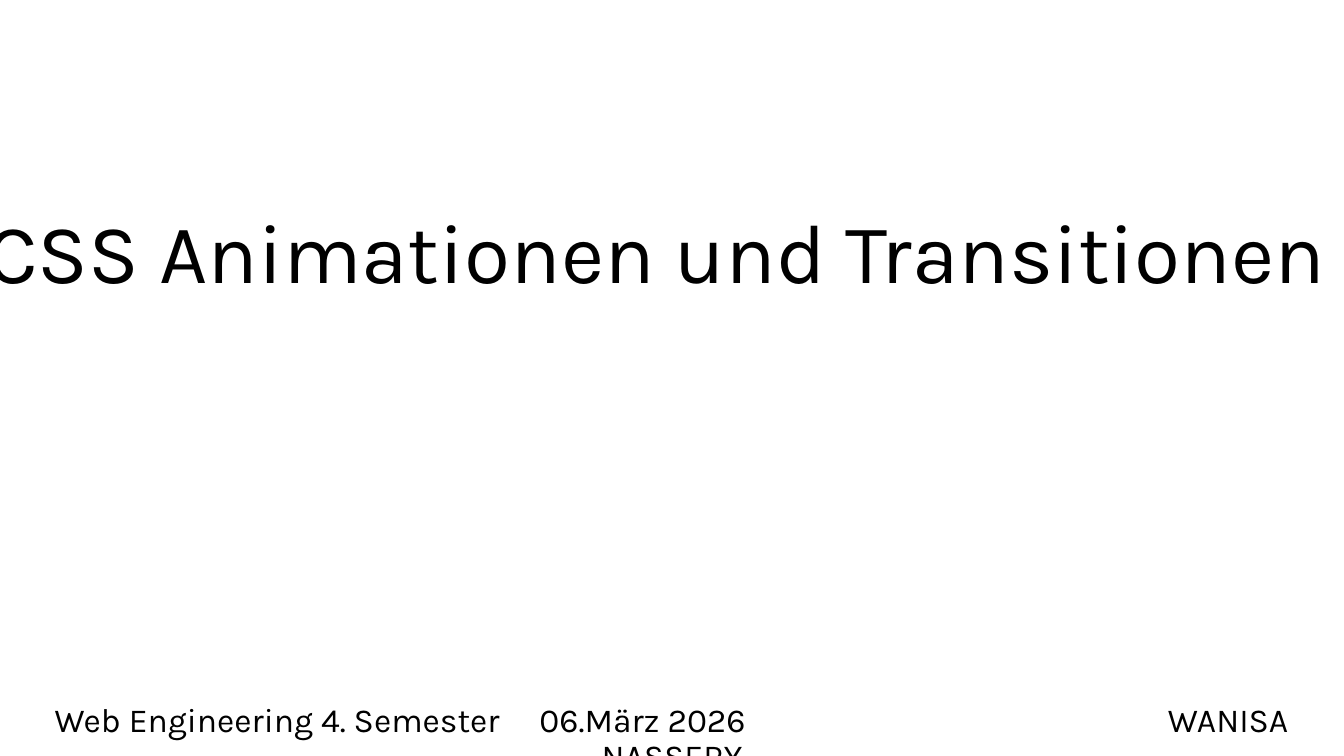
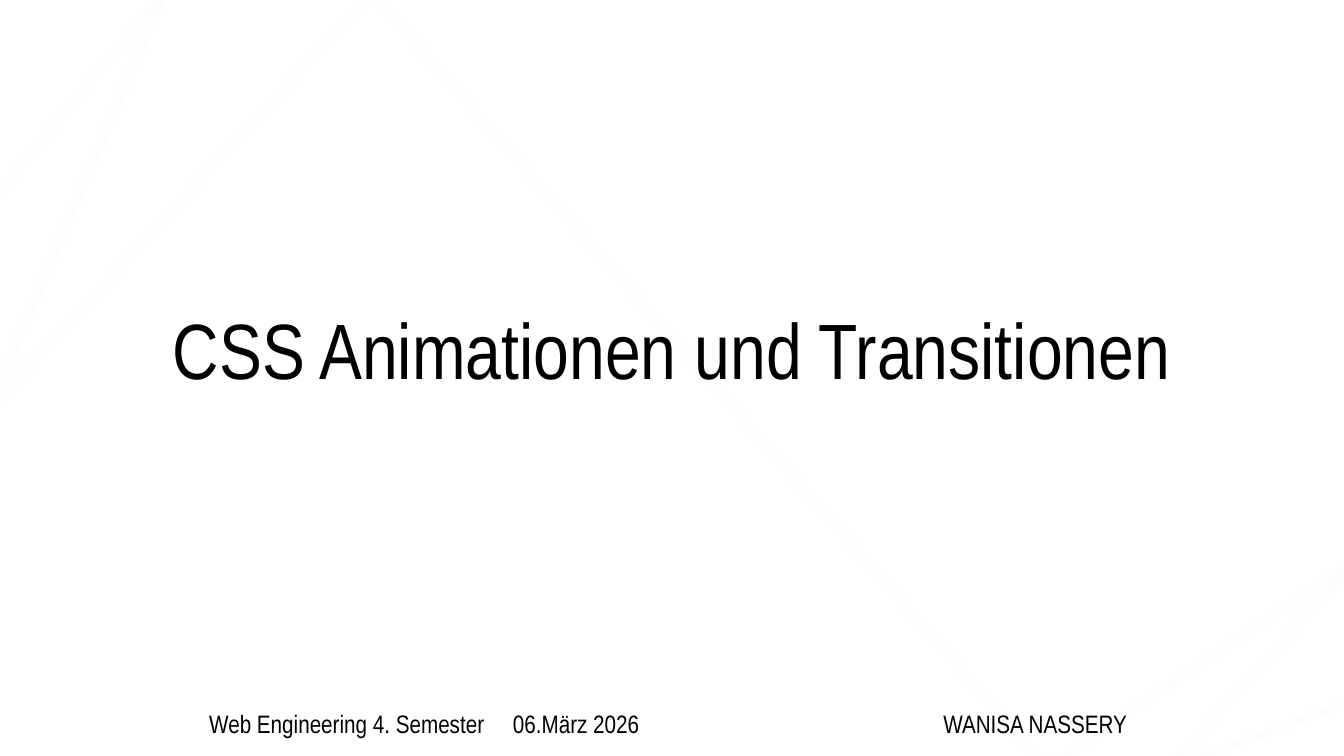
Before and after one commit to wannas234/CSS-Animationen-und-Transitionen, a slide deck: slide 1 of Präsentation-CSS-T&A.pptx. Drawn at 1344x756 pixels with LibreOffice and Linux fonts; fonts in the diff are those of the drawing; background and template pictures are left out. Boxes give left, top, right and bottom in pixels: in the first picture for what was removed or moved away, otherwise in the second. Text is boxed around its words. In the diff, an @@ line names an element or a change of style, - is before the commit and + after.

```diff
--- a/Präsentation-CSS-T&A.pptx
+++ b/Präsentation-CSS-T&A.pptx
@@ freeform shape added at (0, 0, 1344, 756), outline #FFFFFF 0.75 pt @@
@@ title "CSS Animationen und Transitionen": place and size @@
-title "CSS Animationen und Transitionen" at (0, 225, 1325, 284)
+title "CSS Animationen und Transitionen" at (173, 322, 1170, 380)
@@ title "CSS Animationen und Transitionen" at (173, 322, 1170, 380): size 60 to 56 pt, font Karla to Arial Narrow; line spacing 0.9 to 1 @@
@@ subtitle "Web Engineering 4. Semester 06.März ...": place and size @@
-subtitle "Web Engineering 4. Semester 06.März ..." at (55, 709, 1288, 741)
+subtitle "Web Engineering 4. Semester 06.März ..." at (209, 714, 1127, 739)
@@ subtitle "Web Engineering 4. Semester 06.März ..." at (209, 714, 1127, 739): size 24 to 18 pt, font Karla to Arial Narrow; indent changed; line spacing 0.9 to 1; less space between paragraphs @@
```
Also in this commit, not shown: 4 other slides changed, 6 other files.
